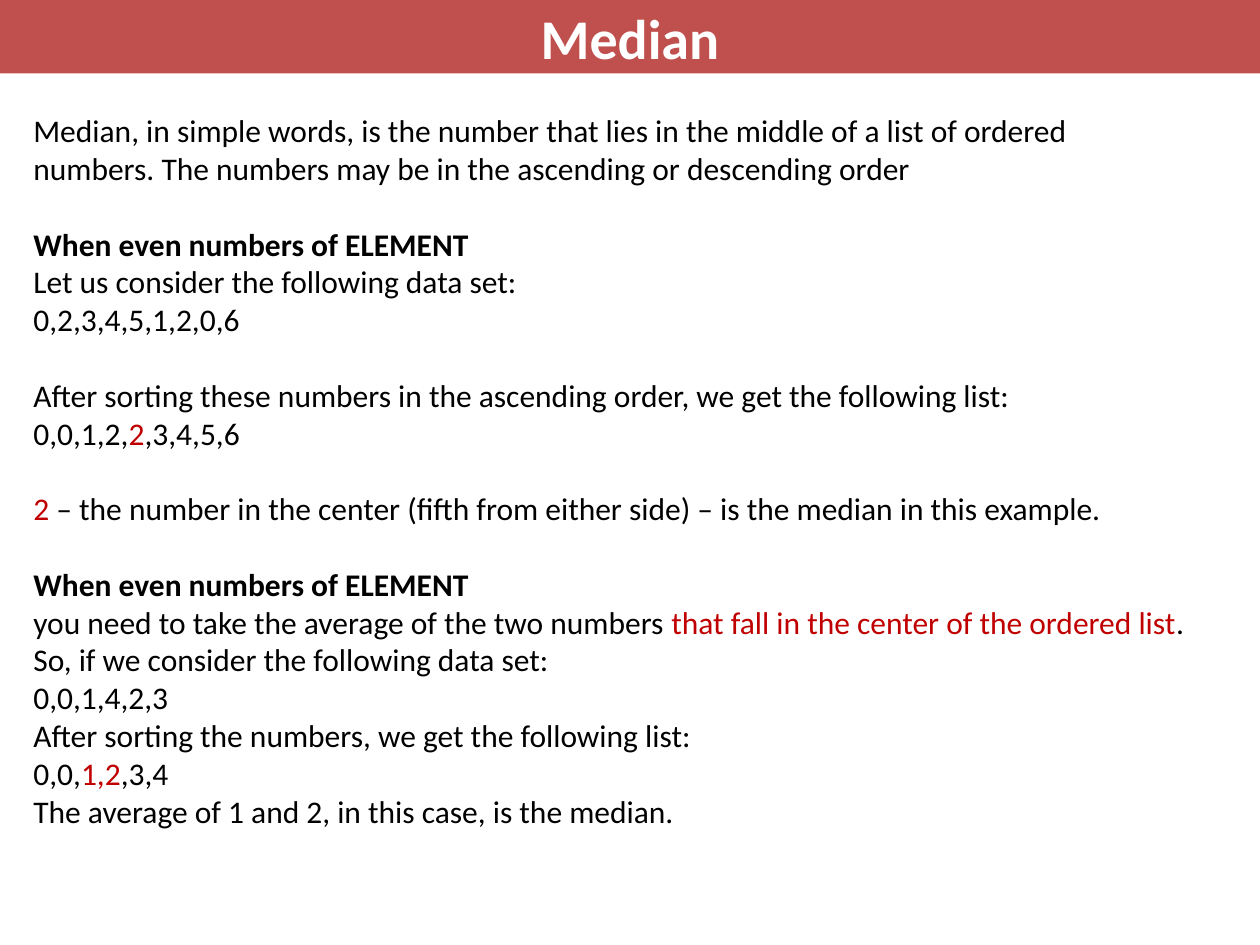
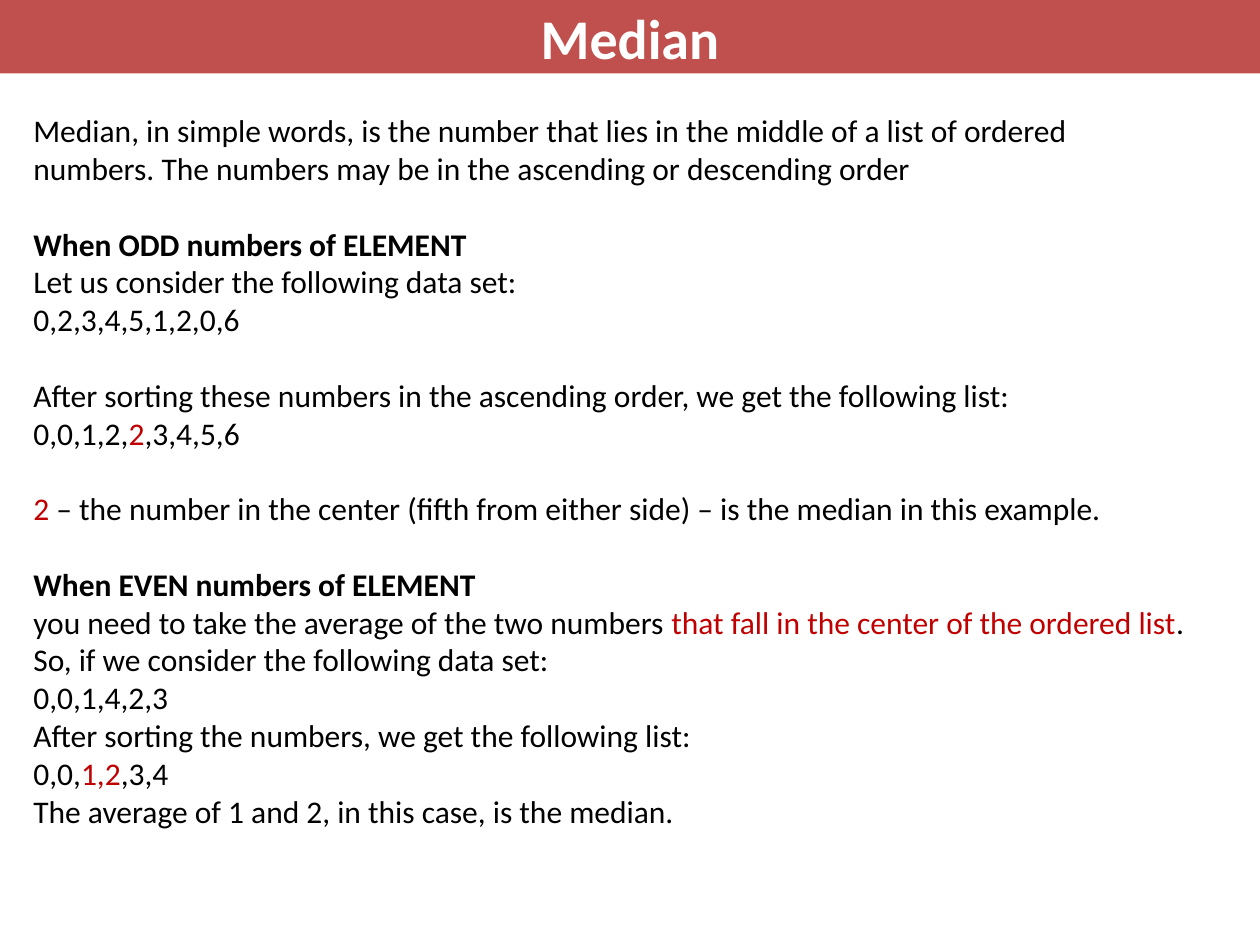
Before and after one commit to davcpscn/XI, a slide deck: slide 3 of Presentations/Mean, Mode, Median.pptx. Drawn at 1260x945 pixels with LibreOffice and Linux fonts; fonts in the diff are those of the drawing. Boxes give left, top, right and bottom in pixels: in the first picture for what was removed or moved away, otherwise in the second. Text is boxed around its words. In the diff, an @@ line names an element or a change of style, - is before the commit and + after.

```diff
--- a/Presentations/Mean, Mode, Median.pptx
+++ b/Presentations/Mean, Mode, Median.pptx
@@ text at (x1=33, y1=234, x2=466, y2=257): text changed @@
-When even numbers of ELEMENT
+When ODD numbers of ELEMENT
@@ text at (x1=33, y1=574, x2=475, y2=597): text changed @@
-When even numbers of ELEMENT
+When EVEN numbers of ELEMENT
```
Also in this commit, not shown: 9 other files.
